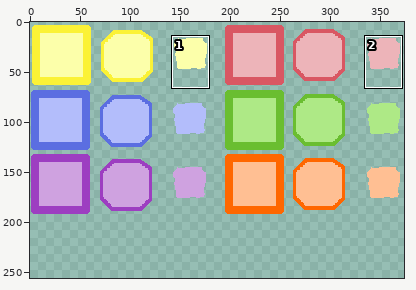
Two versions of one sprite sheet, zamburgers/assets/images/tile-pholders.png. Above: a wide view before the commit, with the close-up outlined.
Close-up. Earlier state:
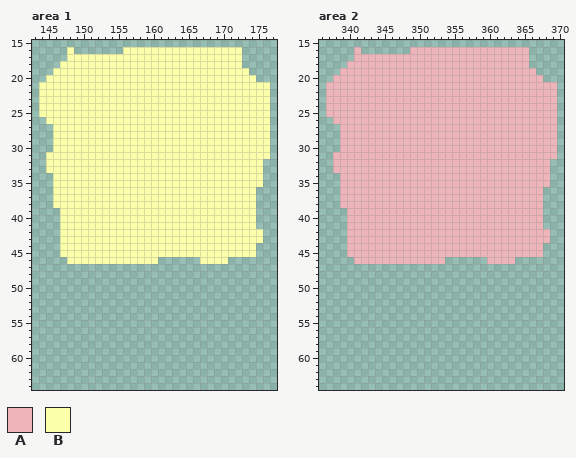
The file is 512x256 pixels. Shown: area 1: x 143..177, y 15..64; area 2: x 336..370, y 15..64. The wide view leaves out empty margins. The commit also changed other parts of the picture, which this record leaves out.
Palette (. is transparent): A #edb4b9  B #fcffaa
Pixels before, area 1, first column x 144:
16 ....B.......BBBBBBBBBBBBBBBBB....
17 ....BBBBBBBBBBBBBBBBBBBBBBBBB....
18 ...BBBBBBBBBBBBBBBBBBBBBBBBBB....
19 ..BBBBBBBBBBBBBBBBBBBBBBBBBBBB...
20 .BBBBBBBBBBBBBBBBBBBBBBBBBBBBBB..
21 BBBBBBBBBBBBBBBBBBBBBBBBBBBBBBBBB
22 BBBBBBBBBBBBBBBBBBBBBBBBBBBBBBBBB
23 BBBBBBBBBBBBBBBBBBBBBBBBBBBBBBBBB
24 BBBBBBBBBBBBBBBBBBBBBBBBBBBBBBBBB
25 BBBBBBBBBBBBBBBBBBBBBBBBBBBBBBBBB
26 .BBBBBBBBBBBBBBBBBBBBBBBBBBBBBBBB
27 ..BBBBBBBBBBBBBBBBBBBBBBBBBBBBBBB
28 ..BBBBBBBBBBBBBBBBBBBBBBBBBBBBBBB
29 ..BBBBBBBBBBBBBBBBBBBBBBBBBBBBBBB
30 ..BBBBBBBBBBBBBBBBBBBBBBBBBBBBBBB
31 .BBBBBBBBBBBBBBBBBBBBBBBBBBBBBBBB
32 .BBBBBBBBBBBBBBBBBBBBBBBBBBBBBBB.
33 .BBBBBBBBBBBBBBBBBBBBBBBBBBBBBBB.
34 ..BBBBBBBBBBBBBBBBBBBBBBBBBBBBBB.
35 ..BBBBBBBBBBBBBBBBBBBBBBBBBBBBBB.
36 ..BBBBBBBBBBBBBBBBBBBBBBBBBBBBB..
37 ..BBBBBBBBBBBBBBBBBBBBBBBBBBBBB..
38 ..BBBBBBBBBBBBBBBBBBBBBBBBBBBBB..
39 ...BBBBBBBBBBBBBBBBBBBBBBBBBBBB..
40 ...BBBBBBBBBBBBBBBBBBBBBBBBBBBB..
41 ...BBBBBBBBBBBBBBBBBBBBBBBBBBBB..
42 ...BBBBBBBBBBBBBBBBBBBBBBBBBBBBB.
43 ...BBBBBBBBBBBBBBBBBBBBBBBBBBBBB.
44 ...BBBBBBBBBBBBBBBBBBBBBBBBBBBB..
45 ...BBBBBBBBBBBBBBBBBBBBBBBBBBBB..
46 ....BBBBBBBBBBBBB......BBBB......
Pixels before, area 2, first column x 337:
16 ....A.......AAAAAAAAAAAAAAAAA....
17 ....AAAAAAAAAAAAAAAAAAAAAAAAA....
18 ...AAAAAAAAAAAAAAAAAAAAAAAAAA....
19 ..AAAAAAAAAAAAAAAAAAAAAAAAAAAA...
20 .AAAAAAAAAAAAAAAAAAAAAAAAAAAAAA..
21 AAAAAAAAAAAAAAAAAAAAAAAAAAAAAAAAA
22 AAAAAAAAAAAAAAAAAAAAAAAAAAAAAAAAA
23 AAAAAAAAAAAAAAAAAAAAAAAAAAAAAAAAA
24 AAAAAAAAAAAAAAAAAAAAAAAAAAAAAAAAA
25 AAAAAAAAAAAAAAAAAAAAAAAAAAAAAAAAA
26 .AAAAAAAAAAAAAAAAAAAAAAAAAAAAAAAA
27 ..AAAAAAAAAAAAAAAAAAAAAAAAAAAAAAA
28 ..AAAAAAAAAAAAAAAAAAAAAAAAAAAAAAA
29 ..AAAAAAAAAAAAAAAAAAAAAAAAAAAAAAA
30 ..AAAAAAAAAAAAAAAAAAAAAAAAAAAAAAA
31 .AAAAAAAAAAAAAAAAAAAAAAAAAAAAAAAA
32 .AAAAAAAAAAAAAAAAAAAAAAAAAAAAAAA.
33 .AAAAAAAAAAAAAAAAAAAAAAAAAAAAAAA.
34 ..AAAAAAAAAAAAAAAAAAAAAAAAAAAAAA.
35 ..AAAAAAAAAAAAAAAAAAAAAAAAAAAAAA.
36 ..AAAAAAAAAAAAAAAAAAAAAAAAAAAAA..
37 ..AAAAAAAAAAAAAAAAAAAAAAAAAAAAA..
38 ..AAAAAAAAAAAAAAAAAAAAAAAAAAAAA..
39 ...AAAAAAAAAAAAAAAAAAAAAAAAAAAA..
40 ...AAAAAAAAAAAAAAAAAAAAAAAAAAAA..
41 ...AAAAAAAAAAAAAAAAAAAAAAAAAAAA..
42 ...AAAAAAAAAAAAAAAAAAAAAAAAAAAAA.
43 ...AAAAAAAAAAAAAAAAAAAAAAAAAAAAA.
44 ...AAAAAAAAAAAAAAAAAAAAAAAAAAAA..
45 ...AAAAAAAAAAAAAAAAAAAAAAAAAAAA..
46 ....AAAAAAAAAAAAA......AAAA......
And afterwards:
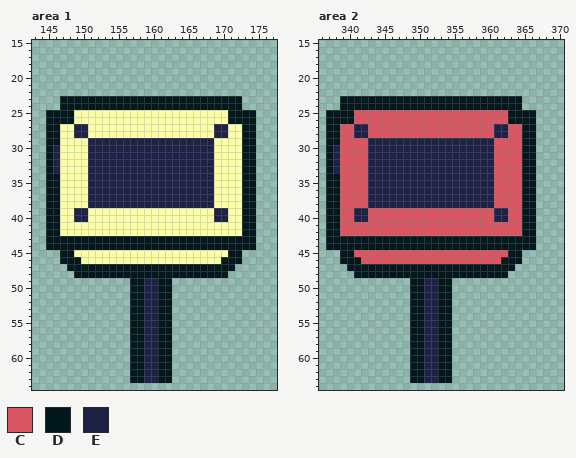
Colours new in this view: C #d95763  D #03181c  E #1e2247
Changes in this commit:
Changed rows in their new state; - is an unchanged pixel.
Area 1:
first column x 144:
16 ----.-------.................----
17 ----.........................----
18 ---..........................----
19 --............................---
20 -..............................--
21 .................................
22 .................................
23 ...DDDDDDDDDDDDDDDDDDDDDDDDDD....
24 ...DDDDDDDDDDDDDDDDDDDDDDDDDD....
25 .DDDD----------------------DDDD..
26 -DDDD----------------------DDDD..
27 -DD--EE------------------EE--DD..
28 -DD--EE------------------EE--DD..
29 -DD----EEEEEEEEEEEEEEEEEE----DD..
30 -DE----EEEEEEEEEEEEEEEEEE----DD..
31 -DE----EEEEEEEEEEEEEEEEEE----DD..
32 -DE----EEEEEEEEEEEEEEEEEE----DD.-
33 -DE----EEEEEEEEEEEEEEEEEE----DD.-
34 -DD----EEEEEEEEEEEEEEEEEE----DD.-
35 -DD----EEEEEEEEEEEEEEEEEE----DD.-
36 -DD----EEEEEEEEEEEEEEEEEE----DD--
37 -DD----EEEEEEEEEEEEEEEEEE----DD--
38 -DD----EEEEEEEEEEEEEEEEEE----DD--
39 -DD--EE------------------EE--DD--
40 -DD--EE------------------EE--DD--
41 -DD--------------------------DD--
42 -DD--------------------------DD.-
43 -DDDDDDDDDDDDDDDDDDDDDDDDDDDDDD.-
44 -DDDDDDDDDDDDDDDDDDDDDDDDDDDDDD--
45 ---DD----------------------DD..--
46 ---DDD-----------BBBBBB---DDD----
47 ----DDDDDDDDDDDDDDDDDDDDDDDD-----
48 -----DDDDDDDDDDDDDDDDDDDDDD------
49 -------------DDEEDD--------------
50 -------------DDEEDD--------------
51 -------------DDEEDD--------------
52 -------------DDEEDD--------------
53 -------------DDEEDD--------------
54 -------------DDEEDD--------------
55 -------------DDEEDD--------------
56 -------------DDEEDD--------------
57 -------------DDEEDD--------------
58 -------------DDEEDD--------------
59 -------------DDEEDD--------------
60 -------------DDEEDD--------------
61 -------------DDEEDD--------------
62 -------------DDEEDD--------------
63 -------------DDEEDD--------------
Area 2:
first column x 337:
16 ----.-------.................----
17 ----.........................----
18 ---..........................----
19 --............................---
20 -..............................--
21 .................................
22 .................................
23 ..DDDDDDDDDDDDDDDDDDDDDDDDDD.....
24 ..DDDDDDDDDDDDDDDDDDDDDDDDDD.....
25 DDDDCCCCCCCCCCCCCCCCCCCCCCDDDD...
26 DDDDCCCCCCCCCCCCCCCCCCCCCCDDDD...
27 DDCCEECCCCCCCCCCCCCCCCCCEECCDD...
28 DDCCEECCCCCCCCCCCCCCCCCCEECCDD...
29 DDCCCCEEEEEEEEEEEEEEEEEECCCCDD...
30 DECCCCEEEEEEEEEEEEEEEEEECCCCDD...
31 DECCCCEEEEEEEEEEEEEEEEEECCCCDD...
32 DECCCCEEEEEEEEEEEEEEEEEECCCCDD..-
33 DECCCCEEEEEEEEEEEEEEEEEECCCCDD..-
34 DDCCCCEEEEEEEEEEEEEEEEEECCCCDD..-
35 DDCCCCEEEEEEEEEEEEEEEEEECCCCDD..-
36 DDCCCCEEEEEEEEEEEEEEEEEECCCCDD.--
37 DDCCCCEEEEEEEEEEEEEEEEEECCCCDD.--
38 DDCCCCEEEEEEEEEEEEEEEEEECCCCDD.--
39 DDCCEECCCCCCCCCCCCCCCCCCEECCDD.--
40 DDCCEECCCCCCCCCCCCCCCCCCEECCDD.--
41 DDCCCCCCCCCCCCCCCCCCCCCCCCCCDD.--
42 DDCCCCCCCCCCCCCCCCCCCCCCCCCCDD..-
43 DDDDDDDDDDDDDDDDDDDDDDDDDDDDDD..-
44 DDDDDDDDDDDDDDDDDDDDDDDDDDDDDD.--
45 --DDCCCCCCCCCCCCCCCCCCCCCCDD...--
46 --DDDCCCCCCCCCCCCCCCCCCCCDDD-----
47 ---DDDDDDDDDDDDDDDDDDDDDDDD------
48 ----DDDDDDDDDDDDDDDDDDDDDD-------
49 ------------DDEEDD---------------
50 ------------DDEEDD---------------
51 ------------DDEEDD---------------
52 ------------DDEEDD---------------
53 ------------DDEEDD---------------
54 ------------DDEEDD---------------
55 ------------DDEEDD---------------
56 ------------DDEEDD---------------
57 ------------DDEEDD---------------
58 ------------DDEEDD---------------
59 ------------DDEEDD---------------
60 ------------DDEEDD---------------
61 ------------DDEEDD---------------
62 ------------DDEEDD---------------
63 ------------DDEEDD---------------
Changed places in both close-ups, as pixel boxes (x1, y1, x2, y2):
changed: (39, 47, 270, 383)
changed: (326, 47, 557, 383)
